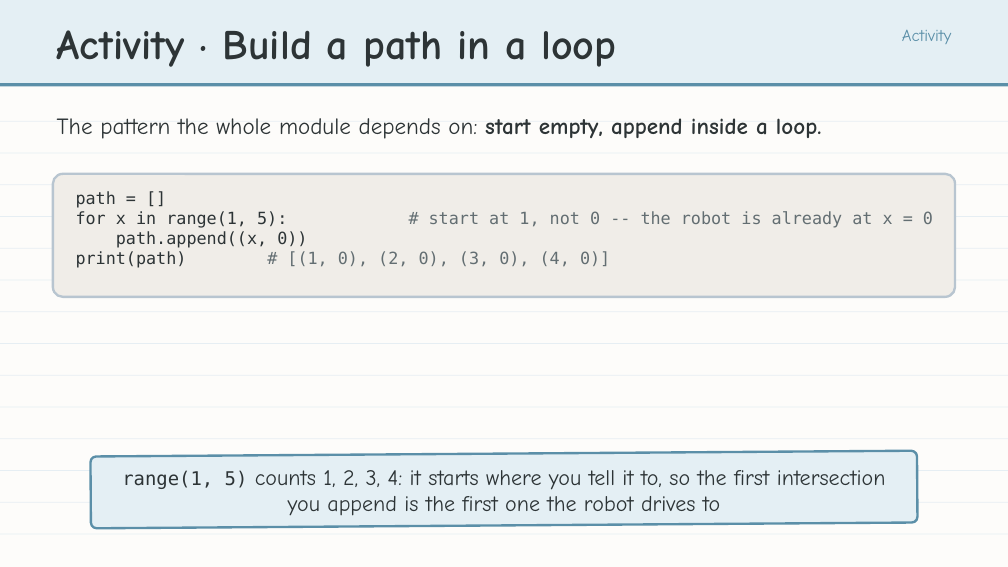
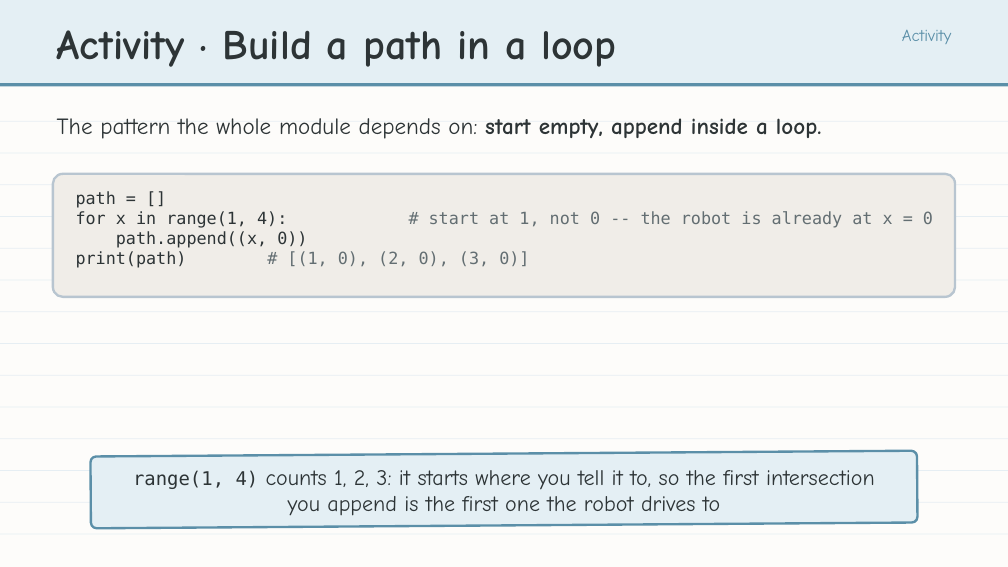
Before and after one commit to bradamiller/LearningPython, a slide deck: slide 15 of static/slides/module-04-manhattan/lesson-03-lists.pptx. Drawn at 1008x567 pixels with LibreOffice and Linux fonts; fonts in the diff are those of the drawing. Boxes give left, top, right and bottom in pixels: in the first picture for what was removed or moved away, otherwise in the second. Text is boxed around its words. In the diff, an @@ line names an element or a change of style, - is before the commit and + after.

```diff
--- a/static/slides/module-04-manhattan/lesson-03-lists.pptx
+++ b/static/slides/module-04-manhattan/lesson-03-lists.pptx
@@ text at [76, 211, 933, 228]: text changed @@
-for x in range(1, 5): # start at 1, not 0 -- the robot is already at x = 0
+for x in range(1, 4): # start at 1, not 0 -- the robot is already at x = 0
@@ text at [76, 251, 529, 268]: text changed @@
-print(path) # [(1, 0), (2, 0), (3, 0), (4, 0)]
+print(path) # [(1, 0), (2, 0), (3, 0)]
@@ text at [133, 470, 875, 516]: text changed @@
-range(1, 5) counts 1, 2, 3, 4: it starts where you tell it to, so the first intersection you append is the first one the robot drives to
+range(1, 4) counts 1, 2, 3: it starts where you tell it to, so the first intersection you append is the first one the robot drives to
```
Also in this commit, not shown: 11 other files.
